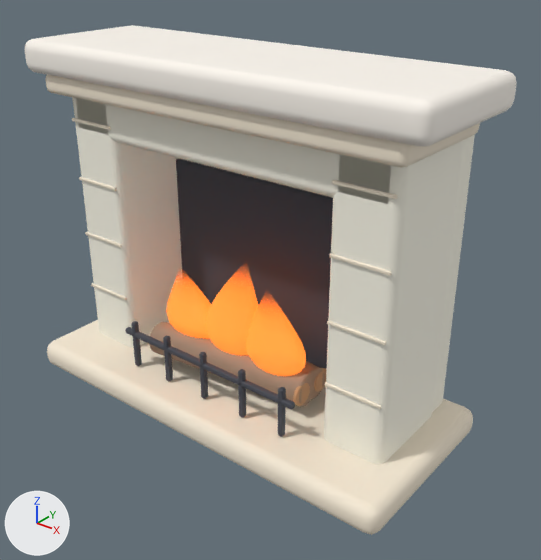
The glTF model assets/3d/native/livingFireplaceCream.glb, before and after one commit.
Before and after are seen from a 50 mm camera at (1.77, -2.11, 1.87) aimed at (0.13, -0.04, 0.59). Arrows for +X, +Y and +Z are at lower left; the lights stay in place. The older version comes first. Where no turn or scale is listed for an object, it has been applied to the vertices. Vertices at exactly the same position are counted once.

Objects in the first picture: 'Broad fireplace mantel', 'Cream stone pillar', 'Cream stone pillar.001', 'Dark firebox recess', 'Fireplace arch lintel', 'Fireplace rear wall', 'Firewood log', 'Mantel trim', 'Soft teardrop flame', 'Soft teardrop flame.001', 'Soft teardrop flame.002', 'Stone hearth' and 17 more.
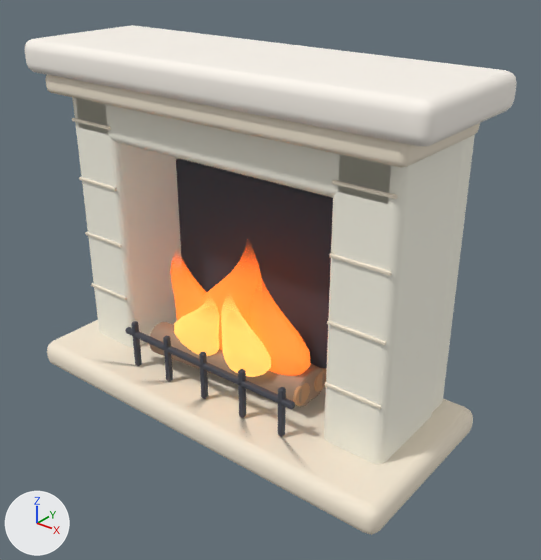
Not visible in the pictures: 'Grate penumbra'.

Where the change shows, as pixel boxes [x1, y1, x2, y2] in the pictures (541 x 560 px):
'Soft teardrop flame.001', reshaped
    before: [206, 279, 259, 356]
    after: [199, 264, 262, 350]
'Soft teardrop flame.002', reshaped (24% taller)
    before: [246, 305, 306, 376]
    after: [250, 288, 310, 376]
'Soft teardrop flame.004', added
    after: [221, 306, 271, 377]
'Soft teardrop flame', reshaped
    before: [166, 280, 211, 339]
    after: [170, 265, 206, 321]
'Soft teardrop flame.003', added
    after: [174, 305, 219, 356]

Patch to the scene script:
```diff
--- a/assets/3d/native/livingFireplaceCream.glb.py
+++ b/assets/3d/native/livingFireplaceCream.glb.py
@@ mat_interaction_glow_soft_teardrop_flame_004 @@
+mat_interaction_glow_soft_teardrop_flame_004 = bpy.data.materials.new('Interaction glow Soft teardrop flame.004')
+# nodes: BsdfPrincipled, OutputMaterial, VertexColor
+# colours: orange #ffd06b, mixed with the vertex colours
@@ mat_interaction_glow_soft_teardrop_flame_003 @@
+mat_interaction_glow_soft_teardrop_flame_003 = bpy.data.materials.new('Interaction glow Soft teardrop flame.003')
+# nodes: BsdfPrincipled, OutputMaterial, VertexColor
+# colours: orange #ffd06b, mixed with the vertex colours
@@ mat_grate_shadow_fade @@
+mat_grate_shadow_fade = bpy.data.materials.new('Grate shadow fade')
+# nodes: BsdfPrincipled, OutputMaterial, VertexColor
+# colours: black #0d0700, mixed with the vertex colours
@@ me_soft_teardrop_flame @@
-me_soft_teardrop_flame.from_pydata(...)  # 264 vertices, 524 faces; spans x -0.366..-0.086, y -0.207..-0.053, z 0.25..0.56
+me_soft_teardrop_flame.from_pydata(...)  # 264 vertices, 524 faces; spans x -0.342..-0.033, y -0.19..-0.07, z 0.25..0.65
+# me_soft_teardrop_flame part 1: 264 of 264 vertices moved; they spanned x -0.366..-0.086, y -0.207..-0.053, z 0.25..0.56 and now span x -0.342..-0.033, y -0.19..-0.07, z 0.25..0.65; mean shift (0.007, 0.0, 0.048)
 me_soft_teardrop_flame.materials.append(mat_interaction_glow_soft_teardrop_flame)
@@ me_soft_teardrop_flame_001 @@
-me_soft_teardrop_flame_001.from_pydata(...)  # 264 vertices, 524 faces; spans x -0.133..0.147, y -0.207..-0.053, z 0.25..0.69
+me_soft_teardrop_flame_001.from_pydata(...)  # 264 vertices, 524 faces; spans x -0.199..0.149, y -0.202..-0.058, z 0.25..0.79
+# me_soft_teardrop_flame_001 part 2: 264 of 264 vertices moved; they spanned x -0.133..0.147, y -0.207..-0.053, z 0.25..0.69 and now span x -0.199..0.149, y -0.202..-0.058, z 0.25..0.79; mean shift (0.004, 0.0, 0.053)
 me_soft_teardrop_flame_001.materials.append(mat_interaction_glow_soft_teardrop_flame_001)
@@ me_soft_teardrop_flame_002 @@
-me_soft_teardrop_flame_002.from_pydata(...)  # 264 vertices, 524 faces; spans x 0.076..0.356, y -0.207..-0.053, z 0.25..0.6
+me_soft_teardrop_flame_002.from_pydata(...)  # 264 vertices, 524 faces; spans x 0.081..0.38, y -0.191..-0.069, z 0.25..0.69
+# me_soft_teardrop_flame_002 part 3: 264 of 264 vertices moved; they spanned x 0.076..0.356, y -0.207..-0.053, z 0.25..0.6 and now span x 0.081..0.38, y -0.191..-0.069, z 0.25..0.69; mean shift (-0.023, 0.0, 0.048)
 me_soft_teardrop_flame_002.materials.append(mat_interaction_glow_soft_teardrop_flame_002)
@@ ob_soft_teardrop_flame_004 @@
+ob_soft_teardrop_flame_004 = bpy.data.objects.new('Soft teardrop flame.004', me_soft_teardrop_flame_004)  # 264 vertices, 524 faces; spans x 0.014..0.253, y -0.258..-0.158, z 0.25..0.59
+ob_soft_teardrop_flame_004.location = (0.0, 0.0, 0.0)
@@ ob_soft_teardrop_flame_003 @@
+ob_soft_teardrop_flame_003 = bpy.data.objects.new('Soft teardrop flame.003', me_soft_teardrop_flame_003)  # 264 vertices, 524 faces; spans x -0.258..-0.009, y -0.255..-0.151, z 0.25..0.54
+ob_soft_teardrop_flame_003.location = (0.0, 0.0, 0.0)
@@ ob_grate_penumbra @@
+ob_grate_penumbra = bpy.data.objects.new('Grate penumbra', me_grate_penumbra)  # 100 vertices, 120 faces; spans x -0.638..0.638, y -0.411..-0.312, z 0.122
+ob_grate_penumbra.location = (0.0, 0.0, 0.0)
```
